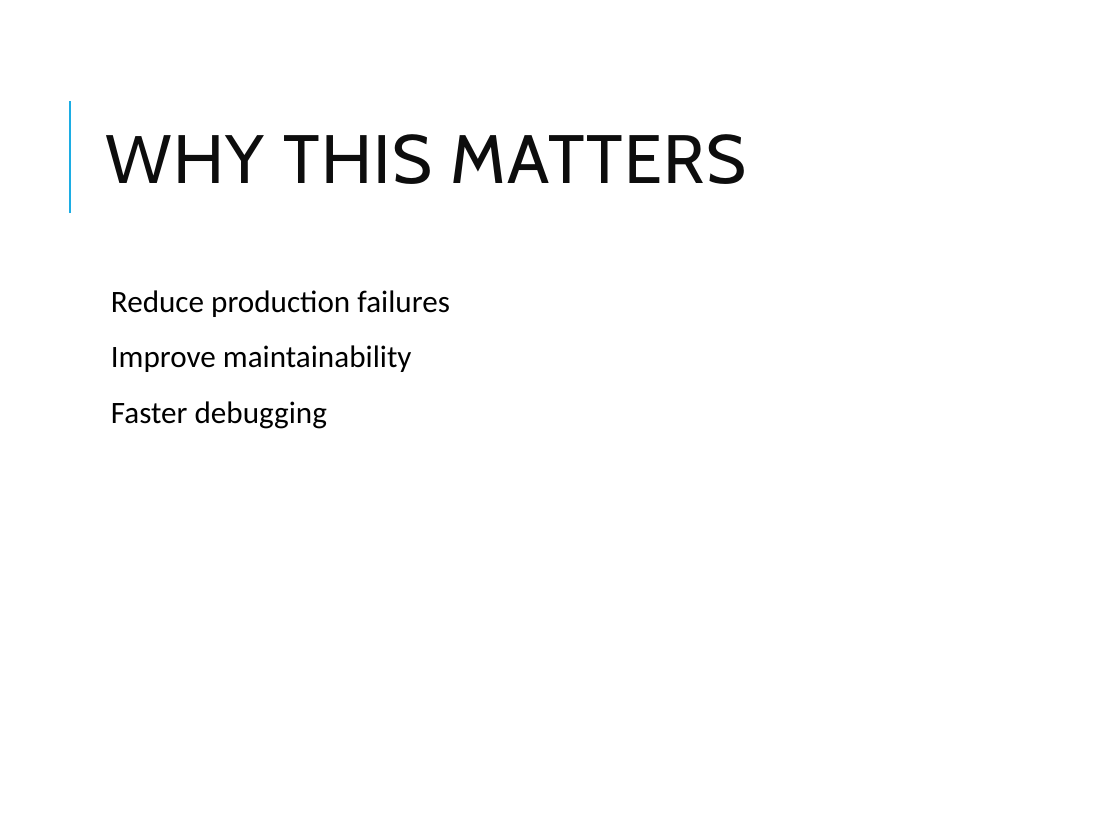
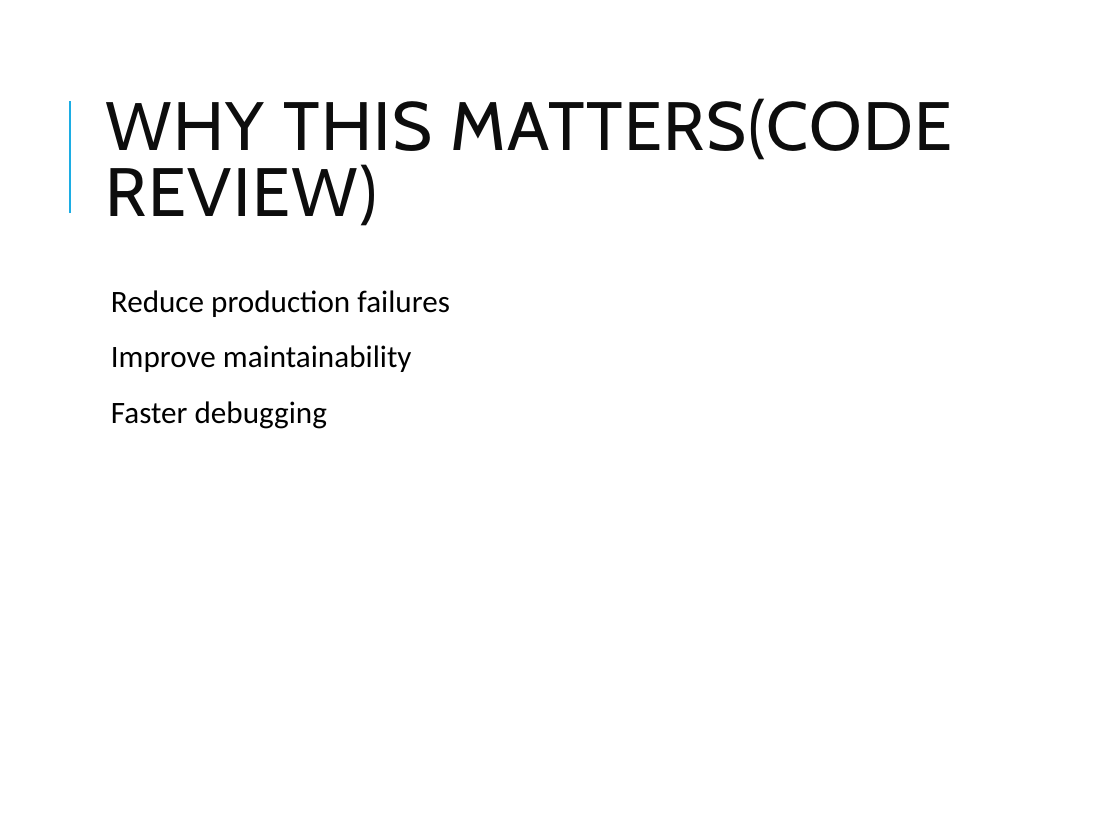
Before and after one commit to vikash-verma-profile/SIG-GENAI-May-2026, a slide deck: slide 3 of Week-2/Day-4/AI_Code_Review_Debugging.pptx. Drawn at 1120x840 pixels with LibreOffice and Linux fonts; fonts in the diff are those of the drawing. Boxes give left, top, right and bottom in pixels: in the first picture for what was removed or moved away, otherwise in the second. Text is boxed around its words. In the diff, an @@ line names an element or a change of style, - is before the commit and + after.

```diff
--- a/Week-2/Day-4/AI_Code_Review_Debugging.pptx
+++ b/Week-2/Day-4/AI_Code_Review_Debugging.pptx
@@ title at box(105, 98, 952, 226): text changed @@
-WHY THIS MATTERS
+WHY THIS MATTERS(CODE REVIEW)
```
Also in this commit, not shown: 56 other files.
